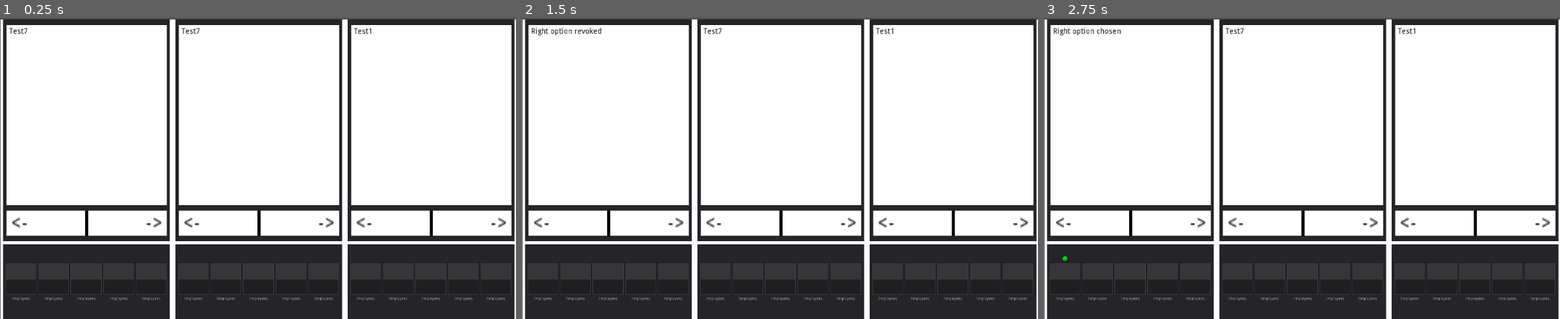
Above: before the commit, frames 1-3 (left to right).
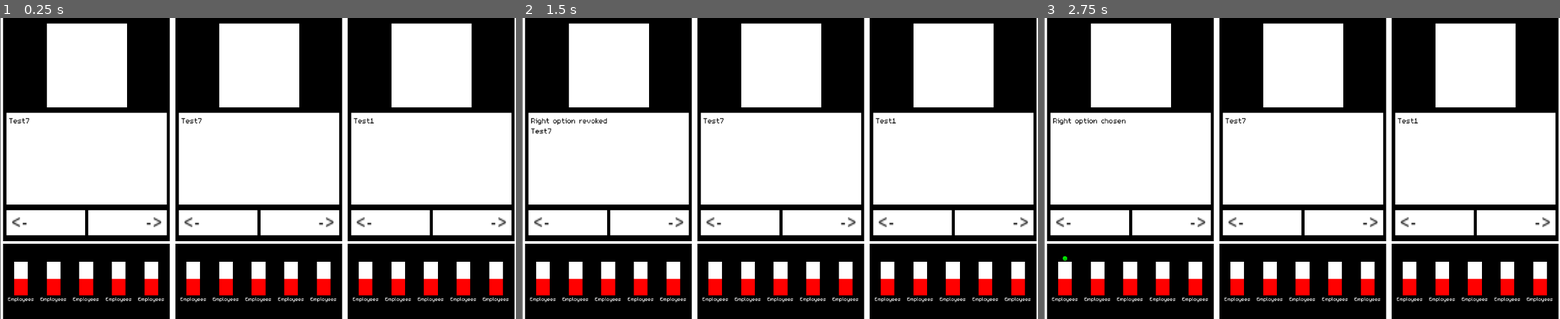
Above: after the commit, the same moments.

Repository: AlmostBearded/huettenjam-2019
Game: Godot game, scene res://SplitscreenFusion.tscn
Same seed, same stepped clock (60 frames per second), same inputs: the game is played once before the commit and once after it. This scene is started directly instead of the project's main scene.
Inputs:
- Up to frame 1 (0.25 s): no input
- Up to frame 2 (1.5 s): tap Enter at 0.5 s; hold E (accept_p1) 0.53-1.28 s; tap Q (reject_p1) at 1.35 s
- Up to frame 3 (2.75 s): tap E (accept_p1) at 2 s; hold E (accept_p1) from 2.03 s (still down)

The runs differ from the first frame. In frame 1, 48% of the frame differs, in the area x 0-100%, y 0-100%; in frame 2, 48%; in frame 3, 48%.

Commit message:
Begin StartScreen

Diff:
--- a/SplitscreenFusion.tscn
+++ b/SplitscreenFusion.tscn
@@ -20,7 +20,10 @@
 stretch = true
 
 [node name="Splitscreen" parent="viewports/container1" instance=ExtResource( 1 )]
-rect_scale = Vector2( 0.53, 0.553 )
+margin_top = -3.0
+margin_right = 640.0
+margin_bottom = 1077.0
+rect_scale = Vector2( 0.53, 0.556 )
 
 [node name="container2" type="ViewportContainer" parent="viewports"]
 margin_left = 342.0
@@ -30,8 +33,10 @@
 stretch = true
 
 [node name="Splitscreen2" parent="viewports/container2" instance=ExtResource( 1 )]
+margin_top = -3.0
 margin_right = 640.0
-rect_scale = Vector2( 0.53, 0.553 )
+margin_bottom = 1077.0
+rect_scale = Vector2( 0.53, 0.556 )
 id = 2
 
 [node name="container3" type="ViewportContainer" parent="viewports"]
@@ -42,8 +47,10 @@
 stretch = true
 
 [node name="Splitscreen3" parent="viewports/container3" instance=ExtResource( 1 )]
+margin_top = -3.0
 margin_right = 640.0
-rect_scale = Vector2( 0.53, 0.553 )
+margin_bottom = 1077.0
+rect_scale = Vector2( 0.53, 0.556 )
 id = 3
 
 [node name="Camera2D" type="Camera2D" parent="viewports"]
--- a/SplitscreenPart.gd
+++ b/SplitscreenPart.gd
@@ -2,51 +2,79 @@
 
 export var id = 1
 
-onready var text = $ViewportContainer/Panel/Label
+onready var text = $ViewportContainer/QuestionPanel/Label
 
 var active_decision
 const INFLUENCE_ENUM = preload("res://StatusInfluenceEnum.gd")
 enum {LEFT, NEUTRAL, RIGHT}
 var choice = NEUTRAL
 const TEST_DECISION_ARRAY = preload("res://TestDecisionArrays.gd")
+const DECISION_ARRAY_CLASS = preload("res://TestDecisionArrays.gd")
+var decision_array = DECISION_ARRAY_CLASS.new()
 
 func _ready():
 	randomize()
-	var decision_array_class = load("res://TestDecisionArrays.gd")
-	var decision_array = decision_array_class.new()
 	active_decision = decision_array.get_random_decision();
 	text.text = active_decision.text
 
 func get_input():
 	if Input.is_action_just_pressed("accept_p%s" %id):
 		if choice == NEUTRAL:
-			set_right_influences(active_decision)
+			show_right_influences(active_decision)
 			text.text = 'Right option chosen'
 			choice = RIGHT
 		elif choice == RIGHT:
-			text.text = 'Right option confirmed'
+			set_right_influences(active_decision)
+			active_decision = decision_array.get_random_decision();
+			text.text = active_decision.text
 			choice = NEUTRAL
 			reset_influences()
 		else:
-			text.text = 'Left option revoked'
+			text.text = 'Left option revoked\n' + active_decision.text
 			choice = NEUTRAL
 			reset_influences()
 	if Input.is_action_just_pressed("reject_p%s" %id):
 		if choice == NEUTRAL:
-			set_left_influences(active_decision)
+			show_left_influences(active_decision)
 			text.text = 'Left option chosen'
 			choice = LEFT
 		elif choice == LEFT:
-			text.text = 'Left option confirmed'
+			set_left_influences(active_decision)
+			active_decision = decision_array.get_random_decision();
+			text.text = active_decision.text
 			choice = NEUTRAL
 			reset_influences()
 		else:
-			text.text = 'Right option revoked'
+			text.text = 'Right option revoked\n' + active_decision.text
 			choice = NEUTRAL
 			reset_influences()
 
 func _process(delta):
 	get_input()
+
+func show_left_influences(option):
+	if option.left_influence_status1 != null:
+			$Status.show_influence(option.left_influence_status1)
+	if option.left_influence_status2 != null:
+			$Status2.show_influence(option.left_influence_status2)
+	if option.left_influence_status3 != null:
+			$Status3.show_influence(option.left_influence_status3)
+	if option.left_influence_status4 != null:
+			$Status4.show_influence(option.left_influence_status4)
+	if option.left_influence_status5 != null:
+			$Status5.show_influence(option.left_influence_status5)
+
+func show_right_influences(option):
+	if option.right_influence_status1 != null:
+			$Status.show_influence(option.right_influence_status1)
+	if option.right_influence_status2 != null:
+			$Status2.show_influence(option.right_influence_status2)
+	if option.right_influence_status3 != null:
+			$Status3.show_influence(option.right_influence_status3)
+	if option.right_influence_status4 != null:
+			$Status4.show_influence(option.right_influence_status4)
+	if option.right_influence_status5 != null:
+			$Status5.show_influence(option.right_influence_status5)
 
 func set_left_influences(option):
 	if option.left_influence_status1 != null:
--- /dev/null
+++ b/StartScreen.tscn
@@ -0,0 +1,32 @@
+[gd_scene load_steps=4 format=2]
+
+[ext_resource path="res://fonts/m5x7.ttf" type="DynamicFontData" id=1]
+[ext_resource path="res://fonts/m5x7.tres" type="DynamicFont" id=2]
+
+[sub_resource type="DynamicFont" id=1]
+size = 100
+use_filter = true
+font_data = ExtResource( 1 )
+
+[node name="StartScreen" type="Node2D"]
+
+[node name="Panel" type="Panel" parent="."]
+margin_top = -1.29236
+margin_right = 1024.0
+margin_bottom = 598.708
+
+[node name="Label" type="Label" parent="."]
+margin_left = 200.0
+margin_top = 100.0
+margin_right = 799.0
+margin_bottom = 180.0
+custom_fonts/font = SubResource( 1 )
+text = "Multiplayer Reigns"
+
+[node name="Label2" type="Label" parent="."]
+margin_left = 318.897
+margin_top = 377.367
+margin_right = 685.897
+margin_bottom = 411.367
+custom_fonts/font = ExtResource( 2 )
+text = "Press any button to start"
--- a/StatusProgressBar.gd
+++ b/StatusProgressBar.gd
@@ -5,7 +5,7 @@
 func _ready():
 	$influence.visible = false
 
-func set_influence(amount):
+func show_influence(amount):
 	if amount == INFLUENCE_ENUM.SMALL_POSITIVE_INFLUENCE:
 		$influence.visible = true
 		$influence.scale = Vector2(0.1, 0.1)
@@ -23,5 +23,18 @@
 		$influence.scale = Vector2(0.15, 0.15)
 		$influence.modulate = Color(1, 0, 0)
 
+
+func set_influence(amount):
+	var value;
+	if amount == INFLUENCE_ENUM.SMALL_POSITIVE_INFLUENCE:
+		value = 1;
+	if amount == INFLUENCE_ENUM.BIG_POSITIVE_INFLUENCE:
+		value = 2;
+	if amount == INFLUENCE_ENUM.SMALL_NEGATIVE_INFLUENCE:
+		value = -1;
+	if amount == INFLUENCE_ENUM.BIG_NEGATIVE_INFLUENCE:
+		value = -2;
+	$ProgressBar.set_value($ProgressBar.value + value)
+
 func reset_influence():
 		$influence.visible = false
--- a/StatusProgressBar.tscn
+++ b/StatusProgressBar.tscn
@@ -1,30 +1,57 @@
-[gd_scene load_steps=3 format=2]
+[gd_scene load_steps=8 format=2]
 
 [ext_resource path="res://StatusProgressBar.gd" type="Script" id=1]
-[ext_resource path="res://images/radial_progress.png" type="Texture" id=2]
+[ext_resource path="res://fonts/m5x7.ttf" type="DynamicFontData" id=2]
+[ext_resource path="res://images/radial_progress.png" type="Texture" id=3]
+
+[sub_resource type="StyleBoxFlat" id=4]
+bg_color = Color( 0, 0, 0, 1 )
+
+[sub_resource type="DynamicFont" id=1]
+size = 30
+use_filter = true
+font_data = ExtResource( 2 )
+
+[sub_resource type="StyleBoxFlat" id=2]
+bg_color = Color( 1, 0, 0, 1 )
+border_width_top = 4
+border_width_bottom = 4
+border_color = Color( 0, 0, 0, 1 )
+corner_detail = 16
+
+[sub_resource type="StyleBoxFlat" id=3]
+bg_color = Color( 1, 1, 1, 1 )
+border_width_top = 4
+border_width_bottom = 4
+border_color = Color( 0, 0, 0, 1 )
 
 [node name="Status" type="Panel"]
 margin_right = 120.0
 margin_bottom = 170.0
+custom_styles/panel = SubResource( 4 )
 script = ExtResource( 1 )
 
 [node name="Label" type="Label" parent="."]
-margin_top = 150.0
+margin_top = 145.0
 margin_right = 120.0
-margin_bottom = 181.0
+margin_bottom = 165.0
+custom_fonts/font = SubResource( 1 )
 text = "Employees"
 align = 1
 autowrap = true
 
 [node name="ProgressBar" type="ProgressBar" parent="."]
+margin_left = 30.0
 margin_top = 145.0
-margin_right = 120.0
-margin_bottom = 265.0
+margin_right = 150.0
+margin_bottom = 205.0
 rect_rotation = -90.0
+custom_styles/fg = SubResource( 2 )
+custom_styles/bg = SubResource( 3 )
 value = 50.0
 percent_visible = false
 
 [node name="influence" type="Sprite" parent="."]
 position = Vector2( 60, 12.5 )
 scale = Vector2( 0.1, 0.1 )
-texture = ExtResource( 2 )
+texture = ExtResource( 3 )
--- a/decision.tscn
+++ b/decision.tscn
@@ -1,56 +1,77 @@
-[gd_scene format=2]
+[gd_scene load_steps=6 format=2]
 
-[node name="decision" type="Panel"]
+[ext_resource path="res://fonts/m5x7.tres" type="DynamicFont" id=1]
+
+[sub_resource type="StyleBoxFlat" id=1]
+bg_color = Color( 0, 0, 0, 1 )
+
+[sub_resource type="StyleBoxFlat" id=2]
+bg_color = Color( 0, 0, 0, 1 )
+
+[sub_resource type="StyleBoxFlat" id=3]
+bg_color = Color( 1, 1, 1, 1 )
+
+[sub_resource type="StyleBoxFlat" id=4]
+bg_color = Color( 1, 1, 1, 1 )
+
+[node name="Decision" type="Panel"]
 margin_right = 640.0
 margin_bottom = 1080.0
+custom_styles/panel = SubResource( 1 )
 
-[node name="Panel" type="Panel" parent="."]
+[node name="PortraitPanel" type="Panel" parent="."]
 margin_left = 20.0
 margin_top = 20.0
 margin_right = 620.0
-margin_bottom = 670.0
+margin_bottom = 320.0
+custom_styles/panel = SubResource( 2 )
 
-[node name="ColorRect" type="ColorRect" parent="Panel"]
+[node name="ColorRect" type="ColorRect" parent="PortraitPanel"]
 anchor_left = 1.0
 anchor_top = 1.0
 anchor_right = 1.0
 anchor_bottom = 1.0
-margin_left = -600.0
-margin_top = -650.0
+margin_left = -450.0
+margin_top = -300.0
+margin_right = -150.0
 
-[node name="Label" type="Label" parent="Panel"]
+[node name="QuestionPanel" type="Panel" parent="."]
+margin_left = 20.0
+margin_top = 340.0
+margin_right = 620.0
+margin_bottom = 670.0
+custom_styles/panel = SubResource( 3 )
+
+[node name="Label" type="Label" parent="QuestionPanel"]
 margin_left = 10.0
 margin_top = 10.0
-margin_right = 300.0
-margin_bottom = 325.0
-rect_scale = Vector2( 2, 2 )
+margin_right = 590.0
+margin_bottom = 310.0
+custom_fonts/font = ExtResource( 1 )
 custom_colors/font_color = Color( 0, 0, 0, 1 )
 text = "Here is an important decision. It is of outmost importance."
 autowrap = true
 
-[node name="Panel2" type="Panel" parent="."]
+[node name="DecisionPanel" type="Panel" parent="."]
 margin_left = 20.0
 margin_top = 690.0
 margin_right = 620.0
 margin_bottom = 780.0
+custom_styles/panel = SubResource( 4 )
 
-[node name="ColorRect" type="ColorRect" parent="Panel2"]
-margin_right = 600.0
-margin_bottom = 90.0
-
-[node name="ColorRect2" type="ColorRect" parent="Panel2"]
+[node name="SeperationLine" type="ColorRect" parent="DecisionPanel"]
 margin_left = 295.0
 margin_right = 305.0
 margin_bottom = 90.0
 color = Color( 0, 0, 0, 1 )
 
-[node name="Label" type="Label" parent="Panel2"]
+[node name="PositiveAnswer" type="Label" parent="DecisionPanel"]
 margin_left = 95.0
 margin_right = 195.0
 margin_bottom = 45.0
 rect_scale = Vector2( 2, 2 )
 
-[node name="Label3" type="Label" parent="Panel2"]
+[node name="PositiveArrow" type="Label" parent="DecisionPanel"]
 margin_right = 19.0
 margin_bottom = 18.0
 rect_scale = Vector2( 5, 5 )
@@ -59,13 +80,13 @@
 align = 1
 valign = 1
 
-[node name="Label2" type="Label" parent="Panel2"]
+[node name="NegativeAnswer" type="Label" parent="DecisionPanel"]
 margin_left = 305.0
 margin_right = 405.0
 margin_bottom = 45.0
 rect_scale = Vector2( 2, 2 )
 
-[node name="Label4" type="Label" parent="Panel2"]
+[node name="NegativeArrow" type="Label" parent="DecisionPanel"]
 margin_left = 505.0
 margin_right = 524.0
 margin_bottom = 18.0
--- /dev/null
+++ b/fonts/m5x7.tres
@@ -0,0 +1,8 @@
+[gd_resource type="DynamicFont" load_steps=2 format=2]
+
+[ext_resource path="res://fonts/m5x7.ttf" type="DynamicFontData" id=1]
+
+[resource]
+size = 42
+use_filter = true
+font_data = ExtResource( 1 )
